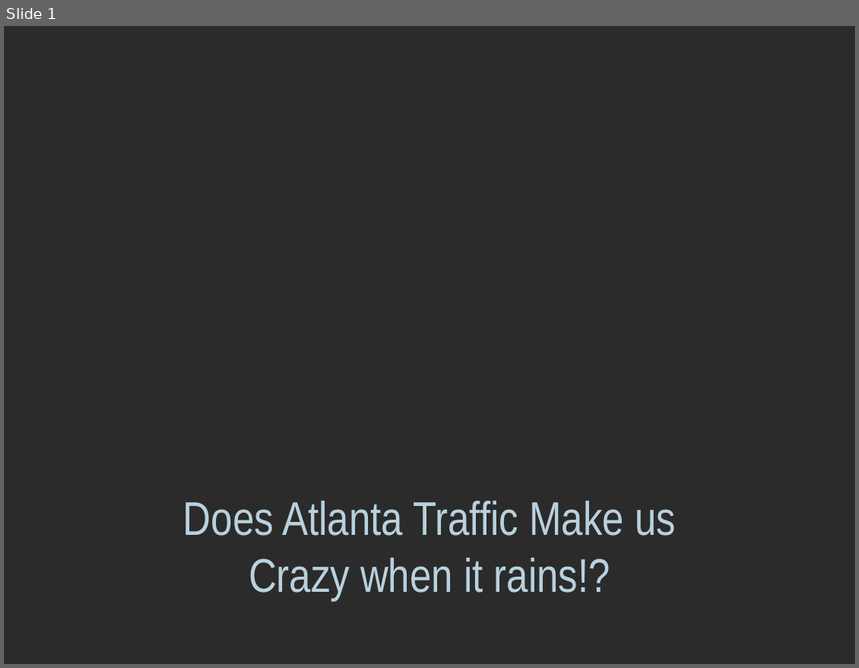
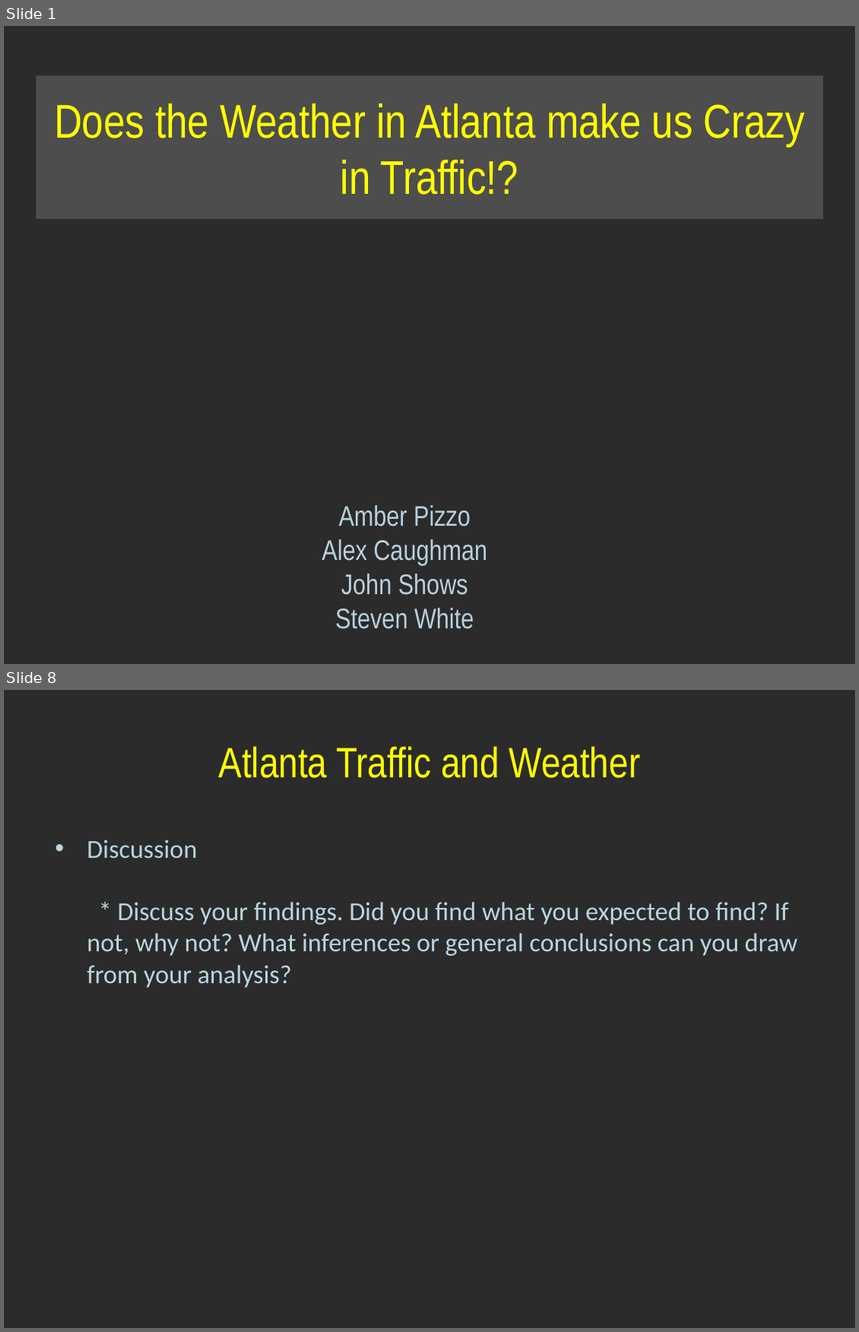
Before and after one commit to alexcaughman/iteration_station, a slide deck: Atlanta Traffic PPT.pptx. Shown one above the other, each under a label of ours: slide 1 before the commit, slides 1 and 8 after it; the slides between them are not shown. The pictures are 859x668 and 859x1332 pixels, drawn with LibreOffice and Linux fonts; fonts in the diff are those of the drawing; background and template pictures are left out; a plain dark background stands for a picture behind light text. Boxes give left, top, right and bottom in pixels: in the first picture for what was removed or moved away, otherwise in the second. Text is boxed around its words. In the diff, an @@ line names an element or a change of style, - is before the commit and + after.

```diff
--- a/Atlanta Traffic PPT.pptx
+++ b/Atlanta Traffic PPT.pptx
@@ slide 8 added at [4,690,855,1328], background picture (left out) @@
@@ title added at [218,746,641,778], 36 pt, text #FFFF00 @@
+Atlanta Traffic and Weather
@@ text added at [87,840,798,988], 22 pt, text #B9D5E1 @@
+• Discussion
+  * Discuss your findings. Did you find what you expected to find? If not, why not? What inferences or general conclusions can you draw from your analysis?
@@ slide 1 changed as well @@
@@ title "Does the Weather in Atlanta ...": place and size @@
-title "Does the Weather in Atlanta ..." at [183,501,676,601]
+title "Does the Weather in Atlanta ..." at [37,75,824,218]
@@ title "Does the Weather in Atlanta ..." at [37,75,824,218]: fill none to #7A7A7A at 44% opacity @@
@@ title at [54,104,805,195]: text changed; text colour #B9D1DF to #FFFF00 @@
-Does Atlanta Traffic Make us Crazy when it rains!?
+Does the Weather in Atlanta make us Crazy in Traffic!?
@@ text added at [322,506,487,629], 24 pt, text #B9D1DF @@
+Amber Pizzo
+Alex Caughman
+John Shows
+Steven White
```
Also in this commit, not shown: 8 other slides added, 1 slide removed, 1 other file.
